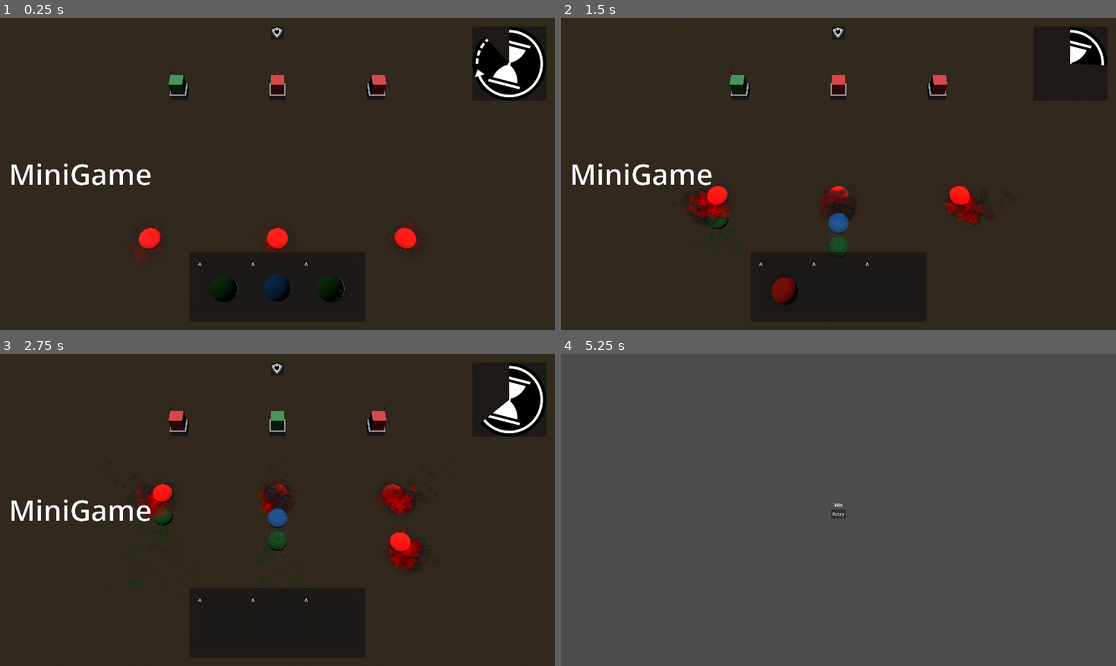
Above: before the commit, frames 1-4 (two rows, left to right).
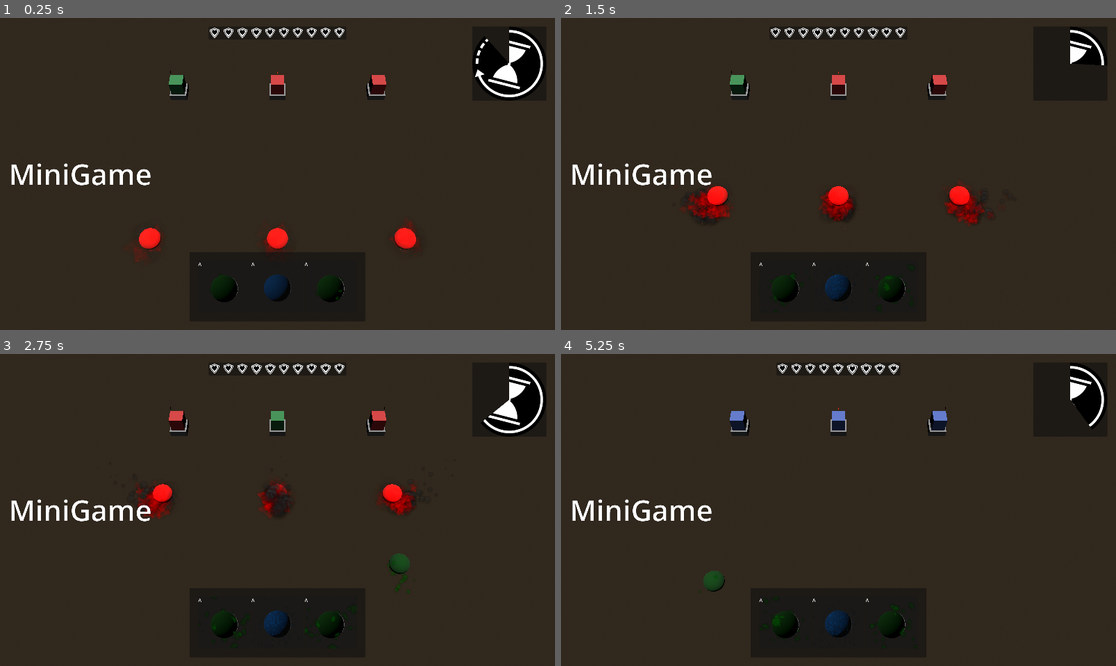
Above: after the commit, the same moments.

Repository: emmdie/3m5Jam2024_1
Game: Godot game, scene res://Scenes/game.tscn
Two runs of this game, one before a commit and one after it. Both use one fixed random seed, a clock stepped at 60 frames per second and the inputs below.
Inputs (mouse positions are in pixels of both pictures, inside the frame that each line leads up to):
- Up to frame 1 (0.25 s): no input
- Up to frame 2 (1.5 s): move the mouse to (960, 158) at 0.52 s; hold Left (summon_lane_0) 0.53-1.28 s; tap Up (summon_lane_1) at 0.8, 1.35 s; move the mouse to (727, 189) at 1.27 s
- Up to frame 3 (2.75 s): tap Right (summon_lane_2) at 1.55 s; move the mouse to (333, 441) at 2.02 s; hold Right (summon_lane_2) from 2.03 s (still down); tap Left (summon_lane_0) at 2.3 s
- Up to frame 4 (5.25 s): move the mouse to (810, 572) at 2.77 s; release Right (summon_lane_2) at 2.78 s; tap J (select_0) at 2.85 s; tap Up (summon_lane_1) at 3.05 s; move the mouse to (1005, 556) at 3.52 s; hold K (select_1) 3.53-4.28 s; tap Right (summon_lane_2) at 3.8 s; move the mouse to (672, 463) at 4.27 s; tap L (select_2) at 4.35 s; tap Left (summon_lane_0) at 4.55 s; move the mouse to (866, 510) at 5.02 s; hold Left (summon_lane_0) from 5.03 s (still down)

The runs differ from the first frame. In frame 1, 0.4% of the frame differs, in the area x 37-63%, y 3-7%; in frame 2, 1.8%; in frame 3, 2.2%; in frame 4, 100%, in the area x 0-100%, y 0-100%.

Commit message:
Hold to summon

Diff:
--- a/Scenes/game.gd
+++ b/Scenes/game.gd
@@ -113,6 +113,13 @@
 		__select(1)
 	elif event.is_action_pressed("select_2"):
 		__select(2)
+	elif event.is_action_released("summon_lane_0"):
+		__cancle_summon(0)
+	elif event.is_action_released("summon_lane_1"):
+		__cancle_summon(1)
+	elif event.is_action_released("summon_lane_2"):
+		__cancle_summon(2)
+
 
 
 func __check_win_loose():
@@ -128,18 +135,37 @@
 	GameState.selected_unit.value = id
 
 
+var summoning_unit: Unit
+var summoning_id: int
+
+
 func __summon_on_lane(id: int):
 	if GameState.selected_unit.value >= len(GameState.unit_stash.value):
 		return
+	if summoning_unit:
+		return
 
 	var unit: Unit = GameState.unit_stash.value[GameState.selected_unit.value].instantiate()
+	summoning_unit = unit
+	summoning_id = id
+
+	var lane = lanes[id]
+	unit.set_lane(lane)
+	unit.summon()
+	unit.finished_animation.connect(__on_finished_summoning)
+func __on_finished_summoning() -> void:
 	GameState.unit_stash.value.remove_at(GameState.selected_unit.value)
 	GameState.unit_stash.changed.emit()
 	__check_add_unit()
-
-	var lane = lanes[id]
-	unit.set_lane(lane)
-	unit.summon()
+	summoning_unit = null
+
+
+func __cancle_summon(id: int):
+	if not summoning_unit or id != summoning_id:
+		return
+	summoning_unit.cancle_summoning()
+	summoning_unit = null
+
 
 func __animate_warning_appear():
 	if switch_warning_1:
--- a/Scenes/units/player_unit/unit.gd
+++ b/Scenes/units/player_unit/unit.gd
@@ -20,6 +20,10 @@
 	behavior.change_state(UnitStateSummon.new())
 
 
+func cancle_summoning() -> void:
+	queue_free()
+
+
 func fight(has_won_fight: bool) -> void:
 	has_won = has_won_fight
 	behavior.change_state(UnitStateFight.new())
--- a/gamerules.gd
+++ b/gamerules.gd
@@ -5,7 +5,7 @@
 @export var player_max_health: int = 10
 @export var player_max_mana: int = 10
 @export var player_unit_stash_size: int = 3
-@export var enemy_max_health: int = 1
+@export var enemy_max_health: int = 10
 
 @export var tower_switch_time: float = 2.0
 
